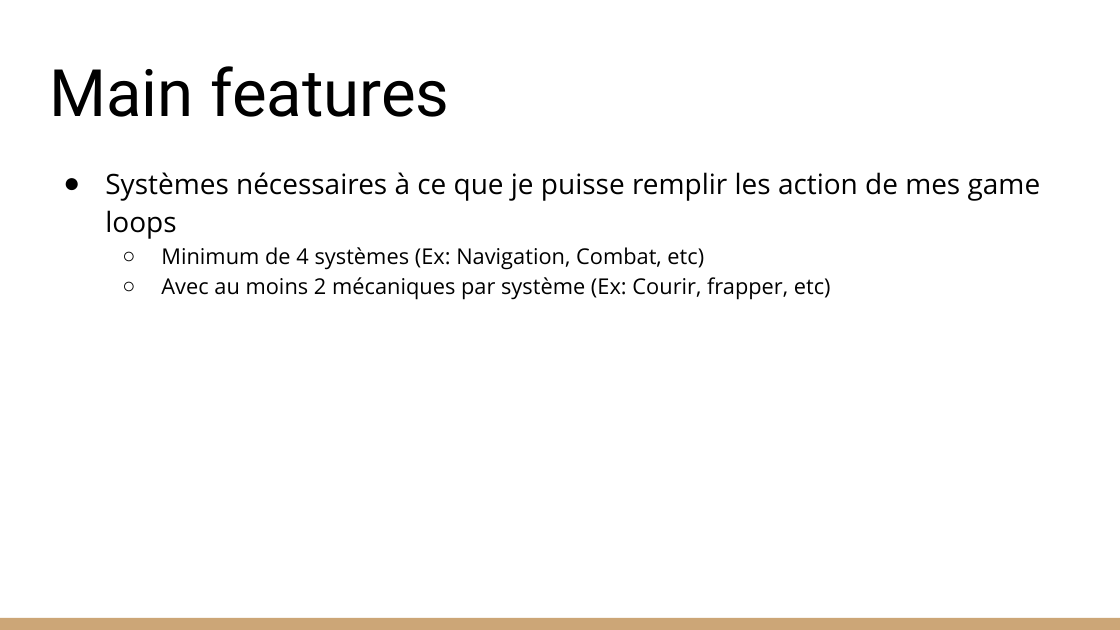
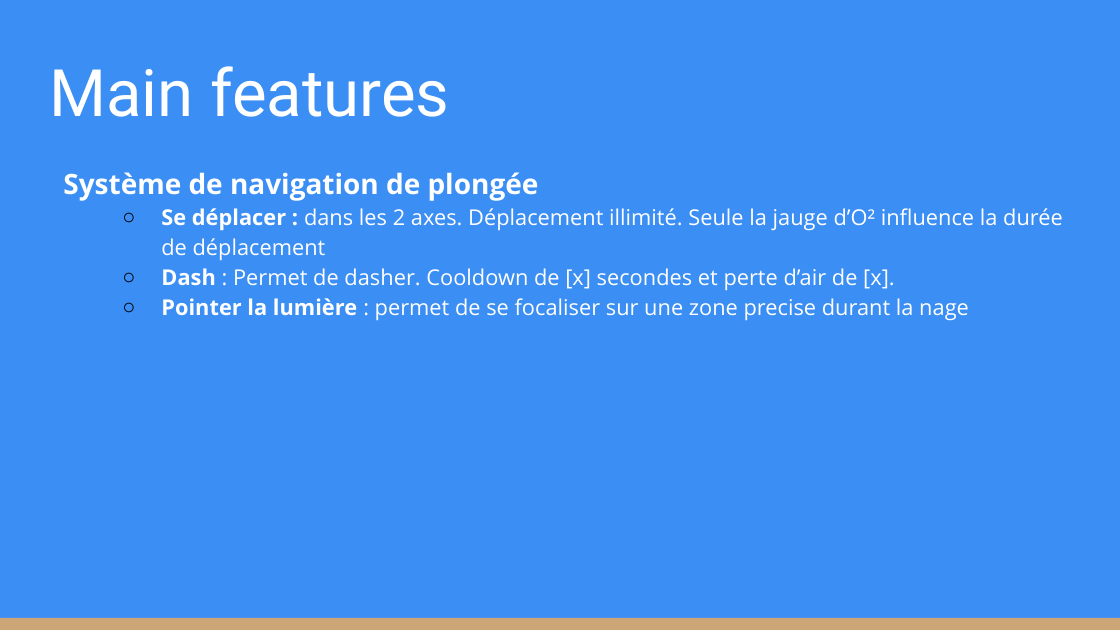
Before and after one commit to KevinBachelierBart/TPGeneraux, a slide deck: slide 9 of Bachelier_Kevin_SintaZaranie.pptx. Drawn at 1120x630 pixels with LibreOffice and Linux fonts; fonts in the diff are those of the drawing. Boxes give left, top, right and bottom in pixels: in the first picture for what was removed or moved away, otherwise in the second. Text is boxed around its words. In the diff, an @@ line names an element or a change of style, - is before the commit and + after.

```diff
--- a/Bachelier_Kevin_SintaZaranie.pptx
+++ b/Bachelier_Kevin_SintaZaranie.pptx
@@ background #FFFFFF to #3A8EF4 @@
@@ title "Main features" at box(49, 66, 449, 117): text colour #000000 to #FFFFFF @@
@@ text at box(63, 172, 1063, 321): text changed; text colour #000000 to #FFFFFF @@
-● Systèmes nécessaires à ce que je puisse remplir les action de mes game loops
-  ○ Minimum de 4 systèmes (Ex: Navigation, Combat, etc)
-  ○ Avec au moins 2 mécaniques par système (Ex: Courir, frapper, etc)
+Système de navigation de plongée
+  ○ Se déplacer : dans les 2 axes. Déplacement illimité. Seule la jauge d’O² influence la durée de déplacement
+  ○ Dash : Permet de dasher. Cooldown de [x] secondes et perte d’air de [x].
+  ○ Pointer la lumière : permet de se focaliser sur une zone precise durant la nage
```
Also in this commit, not shown: 2 other slides changed.
